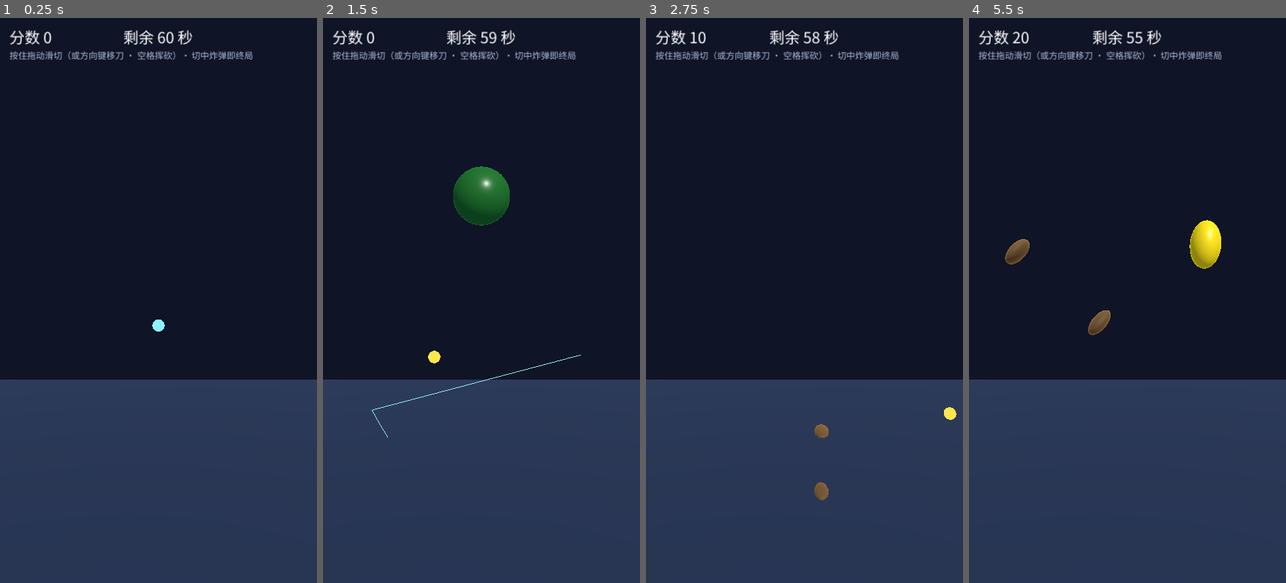
Above: before the commit, frames 1-4 (left to right).
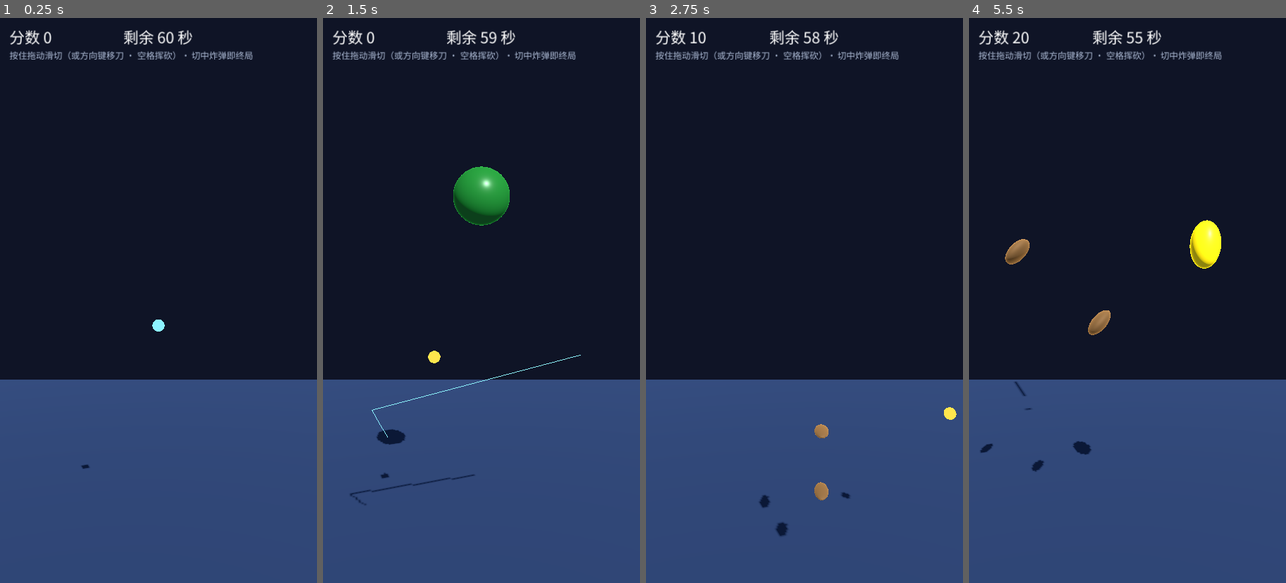
Above: after the commit, the same moments.

Repository: hl3w22bupt/myrd-playground
Game: Godot game, scene res://scenes/main.tscn
The game is run twice, just before and just after one commit, with the same random seed, the same clock (stepped at 60 frames per second) and the same inputs.
Inputs (mouse positions are in pixels of both pictures, inside the frame that each line leads up to):
- Up to frame 1 (0.25 s): no input
- Up to frame 2 (1.5 s): tap Enter (confirm) at 0.5 s; move the mouse to (551, 272) at 0.52 s; hold D (move_right) 0.53-1.25 s; hold Enter (confirm) 0.53-1.25 s; click (551, 272) at 0.67 s; tap Space at 0.77 s; drag from (418, 328) to (465, 413) at 1.27 s
- Up to frame 3 (2.75 s): move the mouse to (836, 176) at 2.02 s; hold D (move_right) from 2.03 s (still down); hold Enter (confirm) from 2.03 s (still down)
- Up to frame 4 (5.5 s): release D (move_right) at 2.75 s; release Enter (confirm) at 2.75 s; drag from (1111, 413) to (1032, 215) at 2.77 s; move the mouse to (1222, 385) at 3.52 s; hold A (move_left) 3.53-4.25 s; hold Enter (confirm) 3.53-4.25 s; tap Space at 3.77 s; drag from (1032, 215) to (1079, 159) at 4.27 s; move the mouse to (1143, 300) at 5.02 s; hold S (move_down) from 5.03 s (still down); hold Enter (confirm) from 5.03 s (still down); click (1143, 300) at 5.17 s

The runs differ from the first frame. In frame 1, 36% of the frame differs, in the area x 0-100%, y 64-100%; in frame 2, 37%, in the area x 0-100%, y 26-100%; in frame 3, 36%; in frame 4, 37%.

Commit message:
test(games/3d): 投放生成器机判 + 方向光阴影（多水果 spec v2 收口）
- 冒烟新增「投放探针」相位：seed_throws 固定种子连投 60 次，机判生成器本身
  （此前所有切割断言均为手工摆放，生成器零覆盖）——非炸弹种类 ≥5、炸弹
  真实混入且不过半、逐种类核对程序化造型（果皮/果肉双层网格、边缘光、
  视觉半径、果皮配色与目录一致）、炸弹引信可见
- 实测证据：60 投 6 种全出现（watermelon×18/kiwi×10/apple×7/orange×7/
  lemon×7/peach×6）+ 炸弹 5 枚
- main.gd：_spawn_fruit_random 返回抛出物 + seed_throws 确定性注入点
- main.tscn：Sun 开 shadow_enabled（验收 5「方向光与阴影/明暗层次」）
- 门禁四件套复验全绿：preflight / smoke / fuzz / playtest

Co-Authored-By: Claude <noreply@anthropic.com>

Diff:
--- a/games/3d/scenes/main.tscn
+++ b/games/3d/scenes/main.tscn
@@ -30,6 +30,7 @@
 
 [node name="Sun" type="DirectionalLight3D" parent="."]
 rotation = Vector3(-0.7, 0.4, 0)
+shadow_enabled = true
 
 [node name="Camera" type="Camera3D" parent="."]
 position = Vector3(0, 0, 8.5)
--- a/games/3d/scripts/main.gd
+++ b/games/3d/scripts/main.gd
@@ -115,7 +115,8 @@
 
 ## 随机抛出一个水果 / 炸弹（bomb_ratio 决定炸弹占比；每局前 SAFE_THROWS 必为水果）。
 ## 水果种类从 FruitCatalog（6 种）均匀随机 —— 单局 60s 约 60 投，≥5 种必出现。
-func _spawn_fruit_random() -> void:
+## 返回抛出物（冒烟投放探针采集 is_bomb / variety 用）。
+func _spawn_fruit_random() -> Fruit:
 	var is_bomb := _round_throws >= SAFE_THROWS_PER_ROUND \
 		and _throw_rng.randf() < GameState.bomb_ratio
 	var kind := FruitCatalog.random_kind(_throw_rng)
@@ -132,7 +133,7 @@
 		x = 0.0
 		vx = 0.0
 		speed = GameState.throw_speed_min
-	spawn_fruit(Vector3(x, SPAWN_Y, _throw_rng.randf_range(-0.15, 0.15)),
+	return spawn_fruit(Vector3(x, SPAWN_Y, _throw_rng.randf_range(-0.15, 0.15)),
 		Vector3(vx, speed, 0.0), is_bomb, kind)
 
 
@@ -166,6 +167,13 @@
 func clear_fruits() -> void:
 	for fruit in get_tree().get_nodes_in_group(&"fruits"):
 		fruit.queue_free()
+
+
+## 冒烟确定性辅助：把投放生成器钉到固定种子并越过「安全投」期（炸弹可出现）。
+## 同种子 ⇒ 同一串 (is_bomb, variety) 抛出序列，让「多水果生成 + 炸弹混入」可机判、可复现。
+func seed_throws(seed_value: int) -> void:
+	_throw_rng.seed = seed_value
+	_round_throws = SAFE_THROWS_PER_ROUND
 
 
 ## ── 结算与重开 ──
--- a/games/3d/tests/smoke.gd
+++ b/games/3d/tests/smoke.gd
@@ -19,6 +19,9 @@
 ##   8. 玩法闭环（需求验收的无头翻译）：单果 +10 → 一刀两果合计 +30（连击加成）→
 ##      一刀三果累计 +50（combo_bonus_many）→ Combo 提示弹出 → 漏接计数 →
 ##      切中炸弹立即终局 → 重开可用
+##   9. 投放生成器（spec v2 多水果）：固定种子连投 60 次 ⇒ ≥5 种水果真实出现 +
+##      炸弹按 ~15% 真的混入；每种水果按目录生成程序化造型（果皮/果肉双层网格、
+##      边缘光、视觉半径、果皮配色）；炸弹引信可见一眼可辨
 ##
 ## ⚠️ 输入注入分两个阶段、互不重叠（error-signatures E-08）：
 ##   噪声相位（原始事件）→ 动作按住（action_press）→ 动作事件（parse_input_event），各相位错帧。
@@ -37,6 +40,11 @@
 const BOMB_WAIT_FRAMES: int = 8
 ## 重开等待帧数。
 const RESTART_WAIT_FRAMES: int = 8
+
+## 投放探针：固定种子下随机投放的次数（≈ 一局 60s 的总投量，≈15% 炸弹 ⇒ 期望 ~9 枚）。
+const SPAWN_PROBE_THROWS: int = 60
+## 投放探针的确定种子（同种子 ⇒ 同一串抛出序列，断言可复现不抖动）。
+const SPAWN_PROBE_SEED: int = 20260913
 
 const F_MOVE_PRESS: int = NOISE_FRAMES + 1
 const F_MOVE_END: int = F_MOVE_PRESS + MOVE_FRAMES
@@ -55,7 +63,9 @@
 const F_BOMB_PLACE: int = F_KIND_CHECK + 1
 const F_BOMB_CUT: int = F_BOMB_PLACE + 1
 const F_END_CHECK: int = F_BOMB_CUT + BOMB_WAIT_FRAMES
-const F_RESTART: int = F_END_CHECK + 1
+const F_SPAWN_PROBE: int = F_END_CHECK + 1
+const F_SPAWN_CHECK: int = F_SPAWN_PROBE + 1
+const F_RESTART: int = F_SPAWN_CHECK + 1
 const F_TOTAL: int = F_RESTART + RESTART_WAIT_FRAMES
 
 ## 判定「刀锋真的移动了」的最小位移（世界单位；10 帧 × blade_speed 14 ≈ 2.3，取下限）。
@@ -84,6 +94,11 @@
 var _score_seen: bool = false
 var _combo_count_seen: int = 0
 var _round_end_reason: StringName = &""
+## 投放探针采集（F_SPAWN_PROBE 一帧内完成，F_SPAWN_CHECK 消费）：
+var _probe_kinds: Dictionary = {}        ## 非炸弹种类 → 次数
+var _probe_bombs: int = 0                ## 炸弹枚数
+var _probe_fruit_by_kind: Dictionary = {}  ## 种类 → Fruit 节点（程序化造型断言用）
+var _probe_bomb_sample: Fruit = null     ## 炸弹外观断言样本
 
 
 func _ready() -> void:
@@ -169,6 +184,10 @@
 			_press_action(&"confirm")
 		elif _frames == F_END_CHECK:
 			_assert_round_ended_by_bomb()
+		elif _frames == F_SPAWN_PROBE:
+			_run_spawn_probe()
+		elif _frames == F_SPAWN_CHECK:
+			_assert_spawn_generator()
 		elif _frames == F_RESTART:
 			_press_action(&"confirm")
 		elif _frames == F_TOTAL:
@@ -281,6 +300,85 @@
 		_failures.append("结算面板：main.tscn 缺少 UI/EndPanel 节点")
 	elif not end_panel.visible:
 		_failures.append("结算面板：炸弹终局后 EndPanel 未显示 —— 结算链路断裂")
+
+
+## ── 投放探针（需求「玩法设定 1/7」的无头翻译）：生成器本身必须产出多水果 + 炸弹 ──
+## 在炸弹终局之后跑（round_active=false：探针抛出物不计分、不计漏接，零状态污染）。
+func _run_spawn_probe() -> void:
+	_main.call("seed_throws", SPAWN_PROBE_SEED)
+	for i in range(SPAWN_PROBE_THROWS):
+		var fruit: Fruit = _main.call("_spawn_fruit_random")
+		if fruit == null:
+			continue
+		if fruit.is_bomb:
+			_probe_bombs += 1
+			if _probe_bomb_sample == null:
+				_probe_bomb_sample = fruit
+		else:
+			_probe_kinds[fruit.variety] = int(_probe_kinds.get(fruit.variety, 0)) + 1
+			_probe_fruit_by_kind[fruit.variety] = fruit
+
+
+## 生成器断言：固定种子连投 SPAWN_PROBE_THROWS 次 ⇒
+## ① 非炸弹种类 ≥5（需求「单局 ≥5 种」落在生成器上，而非只在目录上）；
+## ② 炸弹真的混入且不失控（≈15% ⇒ 60 投期望 ~9；0 枚 = 混入断裂，过半 = 占比失控）；
+## ③ 每种出现过的水果按目录生成程序化造型（双层网格 / 边缘光 / 视觉半径）；
+## ④ 炸弹外观可辨（引信可见）。
+func _assert_spawn_generator() -> void:
+	print("GODOT_SMOKE_PROBE: throws=%d bombs=%d kinds=%s" % [
+		SPAWN_PROBE_THROWS, _probe_bombs, str(_probe_kinds)])
+	if _probe_kinds.size() < 5:
+		_failures.append("投放生成器：固定种子 %d 连投 %d 次只出现 %d 种水果（期望 ≥5，实际 %s）—— FruitCatalog 随机选择断裂或目录退化" % [
+			SPAWN_PROBE_SEED, SPAWN_PROBE_THROWS, _probe_kinds.size(), str(_probe_kinds)])
+	for kind: StringName in _probe_kinds:
+		if not (kind in FruitCatalog.KINDS):
+			_failures.append("投放生成器：抛出了目录外的种类 %s —— random_kind 返回值越界" % kind)
+	if _probe_bombs < 1:
+		_failures.append("投放生成器：连投 %d 次零炸弹（期望 ~15%% 混入，seed=%d）—— bomb_ratio 未生效或安全投判定失效" % [
+			SPAWN_PROBE_THROWS, SPAWN_PROBE_SEED])
+	elif _probe_bombs > SPAWN_PROBE_THROWS / 2:
+		_failures.append("投放生成器：炸弹 %d/%d 超过一半 —— bomb_ratio 语义反转或失控" % [
+			_probe_bombs, SPAWN_PROBE_THROWS])
+	for kind: StringName in _probe_fruit_by_kind:
+		var fruit: Fruit = _probe_fruit_by_kind[kind]
+		if is_instance_valid(fruit):
+			_assert_fruit_visual(kind, fruit)
+	if _probe_bomb_sample != null and is_instance_valid(_probe_bomb_sample):
+		_assert_bomb_visual(_probe_bomb_sample)
+
+
+## 程序化造型断言（需求「验收 5/6」的无头翻译，逐种类核对）：
+## 果皮球网格半径 = 目录 radius；果皮材质开边缘光且果皮色 = 目录 peel_color；
+## 果皮球带内层果肉子网格（果皮/果肉双层网格）。
+func _assert_fruit_visual(kind: StringName, fruit: Fruit) -> void:
+	var fruit_def: Dictionary = FruitCatalog.def(kind)
+	var mesh_instance: MeshInstance3D = fruit.get_node_or_null("Mesh") as MeshInstance3D
+	if mesh_instance == null:
+		_failures.append("程序化造型：%s 缺少 Mesh 子节点 —— fruit.tscn 结构断裂" % kind)
+		return
+	var sphere := mesh_instance.mesh as SphereMesh
+	if sphere == null or not is_equal_approx(sphere.radius, float(fruit_def["radius"])):
+		var radius_text := "?" if sphere == null else "%.2f" % sphere.radius
+		_failures.append("程序化造型：%s 果皮网格半径 %s ≠ 目录 radius %.2f —— 造型未按种类生成" % [
+			kind, radius_text, float(fruit_def["radius"])])
+	if mesh_instance.get_child_count() < 1:
+		_failures.append("双层网格：%s 果皮球没有内层果肉子网格 —— 果皮/果肉双层造型未生成（验收 6）" % kind)
+	var peel := mesh_instance.material_override as StandardMaterial3D
+	if peel == null:
+		_failures.append("材质高光：%s 果皮没有 material_override —— 边缘光/高光无处附着" % kind)
+	else:
+		if not peel.rim_enabled:
+			_failures.append("材质高光：%s 果皮未开边缘光（rim_enabled=false）—— 深色背景体积感缺失（验收 5）" % kind)
+		if not peel.albedo_color.is_equal_approx(fruit_def["peel_color"]):
+			_failures.append("果皮配色：%s 果皮色 %s ≠ 目录 peel_color %s —— 生成器与目录脱钩" % [
+				kind, peel.albedo_color, fruit_def["peel_color"]])
+
+
+## 炸弹外观断言：引信可见（与水果一眼可辨，需求「干扰物」）。
+func _assert_bomb_visual(bomb: Fruit) -> void:
+	var fuse: MeshInstance3D = bomb.get_node_or_null("Fuse") as MeshInstance3D
+	if fuse == null or not fuse.visible:
+		_failures.append("炸弹外观：Fuse 缺失或不可见 —— 炸弹与水果无法一眼区分")
 
 
 func _assert_restart_works() -> void:
@@ -484,7 +582,7 @@
 	if _failures.is_empty():
 		_assert_feedback_fired()
 	if _failures.is_empty():
-		print("GODOT_SMOKE: PASS 场景实例化/autoload/键位契约/刀锋移动/切割计分/两果连击/三果连击+50/Combo提示/漏接计数/多水果目录/多水果切割+分种类统计+切面剖面/炸弹终局/重开/反馈/调参协议 全部通过")
+		print("GODOT_SMOKE: PASS 场景实例化/autoload/键位契约/刀锋移动/切割计分/两果连击/三果连击+50/Combo提示/漏接计数/多水果目录/投放生成器(≥5种+炸弹混入+程序化造型)/多水果切割+分种类统计+切面剖面/炸弹终局/重开/反馈/调参协议 全部通过")
 		get_tree().quit(0)
 	else:
 		for failure in _failures:
